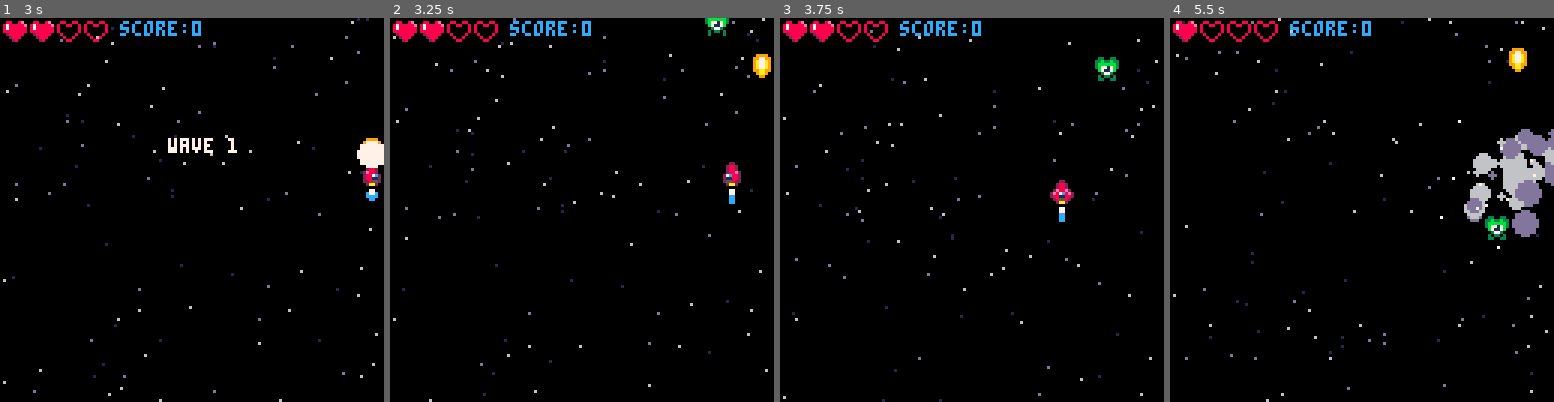
Above: before the commit, frames 1-4 (left to right).
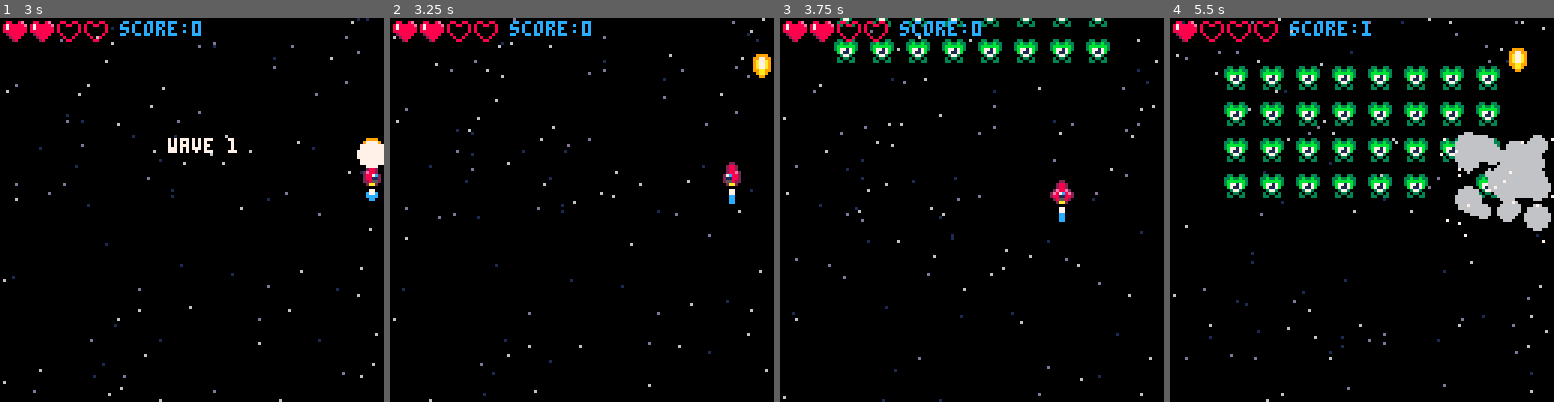
Above: after the commit, the same moments.

Repository: alexlazarovski/pico-8-shmup-tutorial
Game: PICO-8 cartridge shmup.p8
Two runs of this game, one before a commit and one after it. Both use one fixed random seed, a clock stepped at 60 frames per second and the inputs below.
Inputs:
- Up to frame 1 (3 s): tap X (X key) at 0.33, 1.07, 1.85, 2.97 s; tap O (Z key) at 0.7, 1.7, 2.1, 2.5, 2.9 s; hold Right 1.6-2.1 s; hold Up 2.15-2.42 s; hold Right from 2.47 s (still down)
- Up to frame 2 (3.25 s): release Right at 3.03 s; hold Left from 3.08 s (still down)
- Up to frame 3 (3.75 s): tap O (Z key) at 3.3, 3.7 s; release Left at 3.58 s; hold Down from 3.63 s (still down)
- Up to frame 4 (5.5 s): release Down at 3.97 s; hold Right 4.02-4.68 s; tap X (X key) at 4.08, 5.2 s; tap O (Z key) every 0.4 s from 4.1 to 5.3 s; hold Up 4.73-5.03 s; hold Left from 5.08 s (still down)

Frame 1 is identical in both runs. In frame 2, 0.2% of the frame differs, in the area x 82-89%, y 0-5%; in frame 3, 3.0%; in frame 4, 13%, in the area x 14-100%, y 0-61%.

Commit message:
lesson 20 generate more enemies

Diff:
--- a/shmup.p8
+++ b/shmup.p8
@@ -16,7 +16,7 @@
  startscreen()
  blinkt = 1
  t = 0
- lockout=0
+ lockout = 0
 end
 
 function _update()
@@ -169,13 +169,13 @@
 function col(a, b)
  local a_left = a.x
  local a_top = a.y
- local a_right = a.x + a.colw-1
- local a_bottom = a.y + a.colh-1
+ local a_right = a.x + a.colw - 1
+ local a_bottom = a.y + a.colh - 1
 
  local b_left = b.x
  local b_top = b.y
- local b_right = b.x + b.colw-1
- local b_bottom = b.y + b.colh-1
+ local b_right = b.x + b.colw - 1
+ local b_bottom = b.y + b.colh - 1
 
  if a_top > b_bottom then return false end
  if b_top > a_bottom then return false end
@@ -347,12 +347,12 @@
 end
 
 function makespr()
-	local myspr = {}
+ local myspr = {}
  myspr.x = 0
  myspr.y = 0
  myspr.flash = 0
  myspr.aniframe = 1
- myspr.spr=0
+ myspr.spr = 0
  myspr.sprw = 1
  myspr.sprh = 1
  myspr.colw = 8
@@ -390,12 +390,12 @@
    bullet.x = ship.x + 1
    bullet.y = ship.y - 4
    bullet.spr = 16
-   bullet.colw=6
+   bullet.colw = 6
    add(bullets, bullet)
 
    sfx(0)
    muzzle = 5
-   bultimer = 5
+   bultimer = 4
   end
  end
  bultimer -= 1
@@ -415,22 +415,20 @@
 
  --moving enemies
  for myen in all(enemies) do
-  myen.y += 1
+  --enemy mission
+  doenemy(myen)
+
+  --enemy animation
   myen.aniframe += 0.4
   if flr(myen.aniframe) > #myen.ani then
    myen.aniframe = 1
   end
   myen.spr = myen.ani[flr(myen.aniframe)]
-  --enemy animation
-  --myen.spr += 0.4
-  --if myen.spr >= 25 then
-  -- myen.spr = 21
-  --end
-
+
+  --enemy leaving screen
   if myen.y > 128 then
    del(enemies, myen)
   end
-
  end
 
  --collission bullet x enemies
@@ -472,7 +469,7 @@
 
  if lives <= 0 then
   mode = "over"
-  lockout=t+30
+  lockout = t + 30
   music(6)
   return
  end
@@ -506,7 +503,7 @@
 
  animatestars()
 
- if mode=="game" and #enemies == 0 then
+ if mode == "game" and #enemies == 0 then
   nextwave()
  end
 end
@@ -525,8 +522,8 @@
 end
 
 function update_over()
- if t<=lockout then
- 	return
+ if t <= lockout then
+  return
  end
 
  if btn(4) == false and btn(5) == false then
@@ -542,9 +539,8 @@
 end
 
 function update_win()
-
- if t<=lockout then
- 	return
+ if t <= lockout then
+  return
  end
 
  if btn(4) == false and btn(5) == false then
@@ -699,13 +695,45 @@
 
 function spawnwave()
  if wave == 1 then
-  spawnen(1)
+  --spawnen(1)
+  placens({
+   { 0, 1, 1, 1, 1, 1, 1, 1, 1, 0 },
+   { 0, 1, 1, 1, 1, 1, 1, 1, 1, 0 },
+   { 0, 1, 1, 1, 1, 1, 1, 1, 1, 0 },
+   { 0, 1, 1, 1, 1, 1, 1, 1, 1, 0 }
+  })
  elseif wave == 2 then
-  spawnen(2)
+  placens({
+   { 1, 1, 2, 2, 1, 1, 2, 2, 1, 1 },
+   { 1, 1, 2, 2, 1, 1, 2, 2, 1, 1 },
+   { 1, 1, 2, 2, 2, 2, 2, 2, 1, 1 },
+   { 1, 1, 2, 2, 2, 2, 2, 2, 1, 1 }
+  })
  elseif wave == 3 then
-  spawnen(3)
+  placens({
+   { 3, 3, 0, 2, 2, 2, 2, 0, 3, 3 },
+   { 3, 3, 0, 2, 2, 2, 2, 0, 3, 3 },
+   { 3, 3, 0, 1, 1, 1, 1, 0, 3, 3 },
+   { 3, 3, 0, 1, 0, 0, 1, 0, 3, 3 }
+  })
  elseif wave == 4 then
-  spawnen(4)
+  placens({
+   { 0, 0, 0, 0, 0, 0, 0, 0, 0, 0 },
+   { 0, 0, 0, 0, 4, 0, 0, 0, 0, 0 },
+   { 0, 0, 0, 0, 0, 0, 0, 0, 0, 0 },
+   { 0, 0, 0, 0, 0, 0, 0, 0, 0, 0 }
+  })
+ end
+end
+
+function placens(lvl)
+ for y = 1, 4 do
+  local myline = lvl[y]
+  for x = 1, 10 do
+   if myline[x] != 0 then
+    spawnen(lvl[y][x], x * 12 - 6, y * 12 + 4)
+   end
+  end
  end
 end
 
@@ -715,10 +743,10 @@
  if wave > 4 then
   mode = "win"
   music(4)
-  lockout=t+30
+  lockout = t + 30
  else
-  if wave==1 then
-  	music(0)
+  if wave == 1 then
+   music(0)
   else
    music(3)
   end
@@ -727,30 +755,34 @@
  end
 end
 
-function spawnen(entype)
+function spawnen(entype, enx, eny)
  local myen = makespr()
- myen.x = rnd(120)
- myen.y = -8
+ myen.x = enx
+ myen.y = eny - 66
+
+ myen.posx = enx
+ myen.posy = eny
+ myen.mission = "flyin"
 
  if entype == nil or entype == 1 then
   --green alien
   myen.spr = 21
-  myen.hp = 5
+  myen.hp = 1
   myen.ani = { 21, 22, 23, 24 }
  elseif entype == 2 then
   --red flame
   myen.spr = 148
-  myen.hp = 5
+  myen.hp = 1
   myen.ani = { 148, 149 }
  elseif entype == 3 then
   --spining
   myen.spr = 184
-  myen.hp = 5
+  myen.hp = 1
   myen.ani = { 184, 185, 186, 187 }
  elseif entype == 4 then
   --boss
   myen.spr = 208
-  myen.hp = 5
+  myen.hp = 20
   myen.ani = { 208, 210 }
   myen.sprw = 2
   myen.sprh = 2
@@ -759,6 +791,21 @@
  end
 
  add(enemies, myen)
+end
+
+-->8
+--behavior
+
+function doenemy(myen)
+ if myen.mission == "flyin" then
+  --flying in
+  myen.y += 1
+  if myen.y >= myen.posy then
+   myen.mission = "protec"
+  end
+ elseif myen.mission == "protec" then
+ elseif myen.mission == "attack" then
+ end
 end
 
 __gfx__
